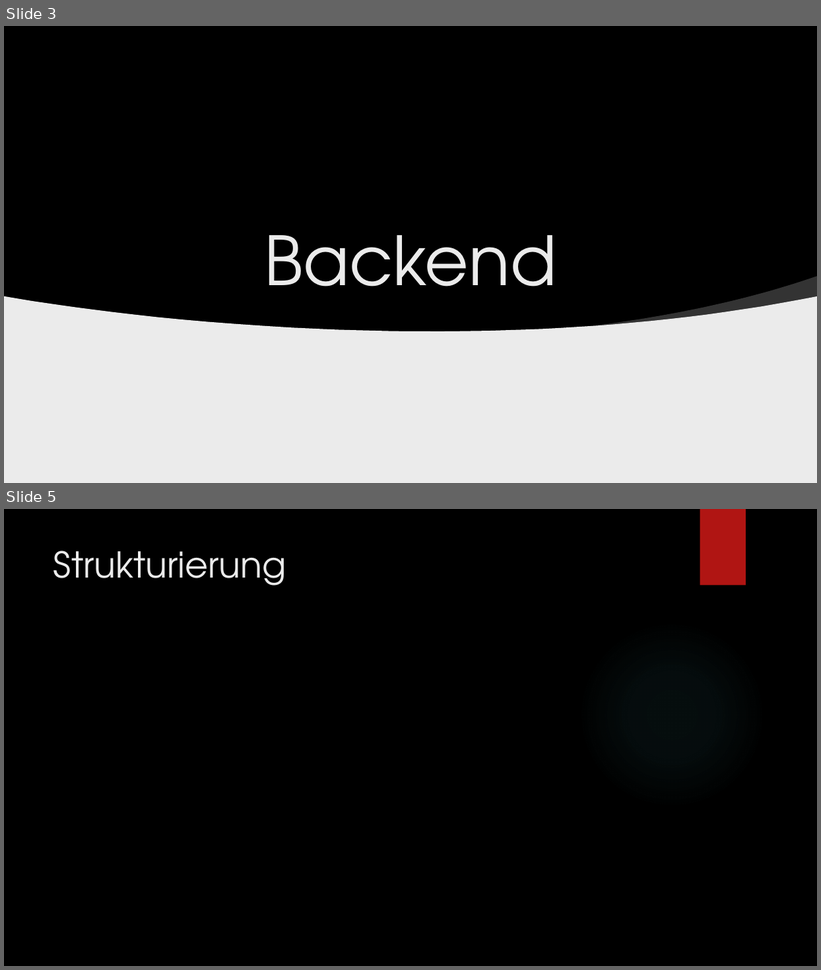
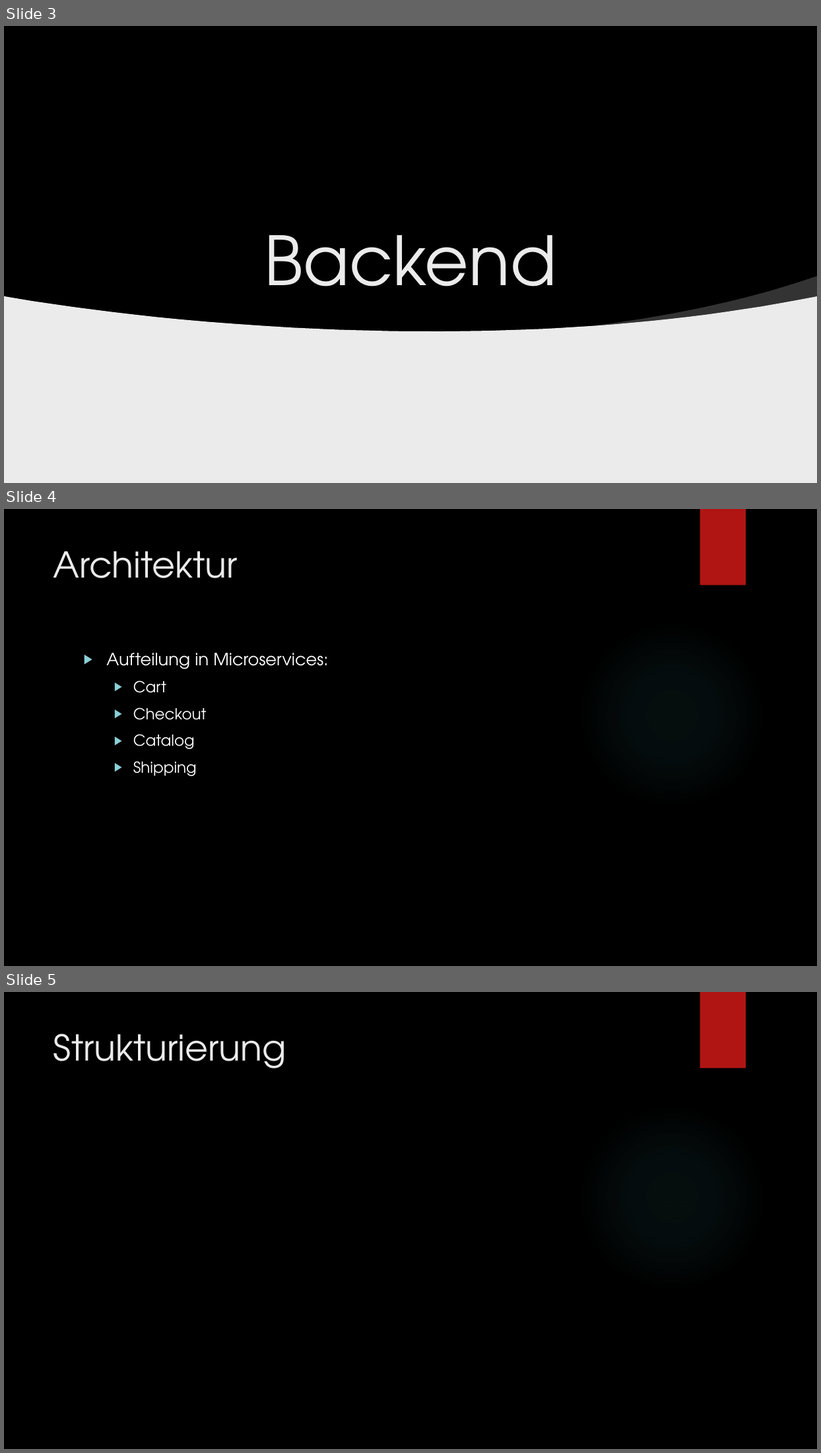
Before and after one commit to der10pm/gca, a slide deck: GCA_Abschlusspraesi_Szablewski_Linnenbaum.pptx. Shown one above the other, each under a label of ours: slides 3 and 5 before the commit, slides 3, 4 and 5 after it; the slides between them are not shown. The pictures are 821x970 and 821x1453 pixels, drawn with LibreOffice and Linux fonts; fonts in the diff are those of the drawing; grey boxes stand for pictures; background and template pictures are left out. Boxes give left, top, right and bottom in pixels: in the first picture for what was removed or moved away, otherwise in the second. Text is boxed around its words. In the diff, an @@ line names an element or a change of style, - is before the commit and + after.

```diff
--- a/GCA_Abschlusspraesi_Szablewski_Linnenbaum.pptx
+++ b/GCA_Abschlusspraesi_Szablewski_Linnenbaum.pptx
@@ slide 4 added at [4,509,817,966], background picture (left out); not listed: 2 template elements that a slide beside it also shows @@
@@ title added at [54,551,238,578], 42 pt, text #EBEBEB @@
+Architektur
@@ text added at [106,653,328,776], 18 pt, text #FFFFFF @@
+▶ Aufteilung in Microservices:
+  ▶ Cart
+  ▶ Checkout
+  ▶ Catalog
+  ▶ Shipping
```
Also in this commit, not shown: 6 other slides added, 1 slide removed, 1 other file.
